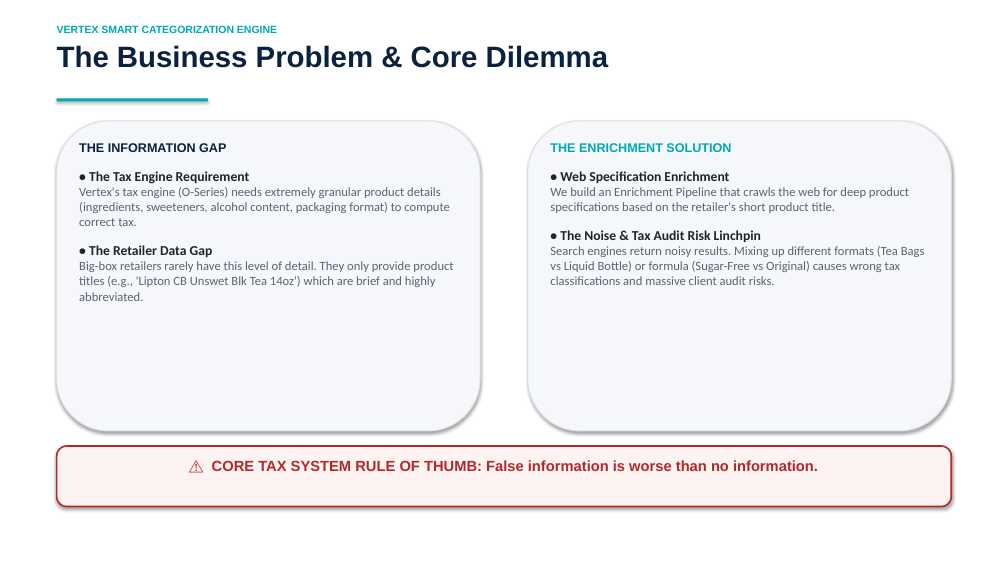
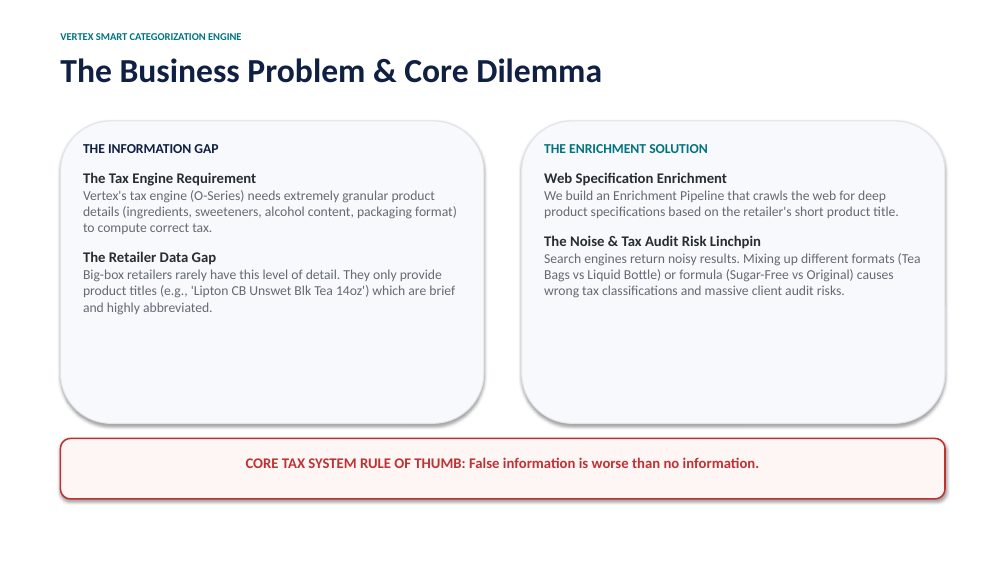
Before and after one commit to rahiakil/tkhome, a slide deck: slide 2 of presentation_slides.pptx. Drawn at 1008x567 pixels with LibreOffice and Linux fonts; fonts in the diff are those of the drawing. Boxes give left, top, right and bottom in pixels: in the first picture for what was removed or moved away, otherwise in the second. Text is boxed around its words. In the diff, an @@ line names an element or a change of style, - is before the commit and + after.

```diff
--- a/presentation_slides.pptx
+++ b/presentation_slides.pptx
@@ text "VERTEX SMART CATEGORIZATION ENGINE": place and size @@
-text "VERTEX SMART CATEGORIZATION ENGINE" at (57,25,277,33)
+text "VERTEX SMART CATEGORIZATION ENGINE" at (60,33,241,40)
@@ text "VERTEX SMART CATEGORIZATION ENGINE" at (60,33,241,40): font Arial to Calibri, text colour #00A8B5 to #007382 @@
@@ text "The Business Problem & Core ...": place and size @@
-text "The Business Problem & Core ..." at (57,45,608,68)
+text "The Business Problem & Core ..." at (60,58,602,83)
@@ text "The Business Problem & Core ..." at (60,58,602,83): size 28 to 32 pt, font Arial to Calibri, text colour #0A2240 to #0F2043 @@
@@ rectangle removed at (57,98,208,101) @@
@@ rounded rectangle: place and size @@
-rounded rectangle at (57,121,480,431)
+rounded rectangle at (60,121,484,423)
@@ rounded rectangle at (60,121,484,423): fill #F5F7FA to #F8F9FC; outline #DCE1E6 1 pt to #E1E4EB 1 pt @@
@@ text at (83,144,457,315): size 12 to 13 pt in "THE INFORMATION GAP", "Vertex's tax engine (O-Series) needs extremely granular ...", "Big-box retailers rarely have this level of ..."; font Arial to Calibri, text colour #0A2240 to #0F2043 in "THE INFORMATION GAP"; text colour #5A6473 to #646973 in "Vertex's tax engine (O-Series) needs extremely granular ...", "Big-box retailers rarely have this level of ..." @@
@@ rounded rectangle at (522,121,945,423): fill #F5F7FA to #F8F9FC; outline #DCE1E6 1 pt to #E1E4EB 1 pt @@
@@ rounded rectangle: place and size @@
-rounded rectangle at (528,121,951,431)
+rounded rectangle at (522,121,945,423)
@@ text at (544,144,921,298): size 12 to 13 pt in "THE ENRICHMENT SOLUTION", "We build an Enrichment Pipeline that crawls ...", "Search engines return noisy results. Mixing up ..."; font Arial to Calibri, text colour #00A8B5 to #007382 in "THE ENRICHMENT SOLUTION"; text colour #5A6473 to #646973 in "We build an Enrichment Pipeline that crawls ...", "Search engines return noisy results. Mixing up ..." @@
@@ text at (83,172,257,186): text changed; size 13 to 14 pt; text colour #212529 to #282D34 @@
-• The Tax Engine Requirement
+The Tax Engine Requirement
@@ text at (544,172,727,186): text changed; size 13 to 14 pt; text colour #212529 to #282D34 @@
-• Web Specification Enrichment
+Web Specification Enrichment
@@ text at (544,235,761,249): text changed; size 13 to 14 pt; text colour #212529 to #282D34 @@
-• The Noise & Tax Audit Risk Linchpin
+The Noise & Tax Audit Risk Linchpin
@@ text at (83,251,217,265): text changed; size 13 to 14 pt; text colour #212529 to #282D34 @@
-• The Retailer Data Gap
+The Retailer Data Gap
@@ rounded rectangle: place and size @@
-rounded rectangle at (57,446,951,507)
+rounded rectangle at (60,439,945,499)
@@ rounded rectangle at (60,439,945,499): fill #FDF3F3 to #FEF5F5; outline #B42828 1.5 pt to #BE3232 1.5 pt @@
@@ text at (246,457,760,468): text changed; font Arial to Calibri; text colour #B42828 to #BE3232 @@
-⚠️ CORE TAX SYSTEM RULE OF THUMB: False information is worse than no information.
+CORE TAX SYSTEM RULE OF THUMB: False information is worse than no information.
```
Also in this commit, not shown: 7 other slides changed, 3 other files.
